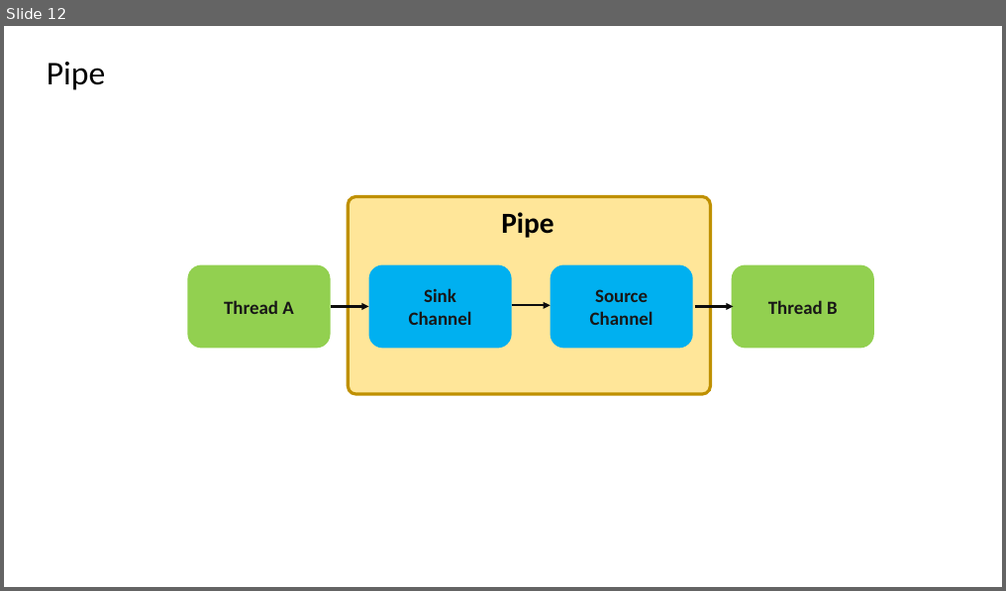
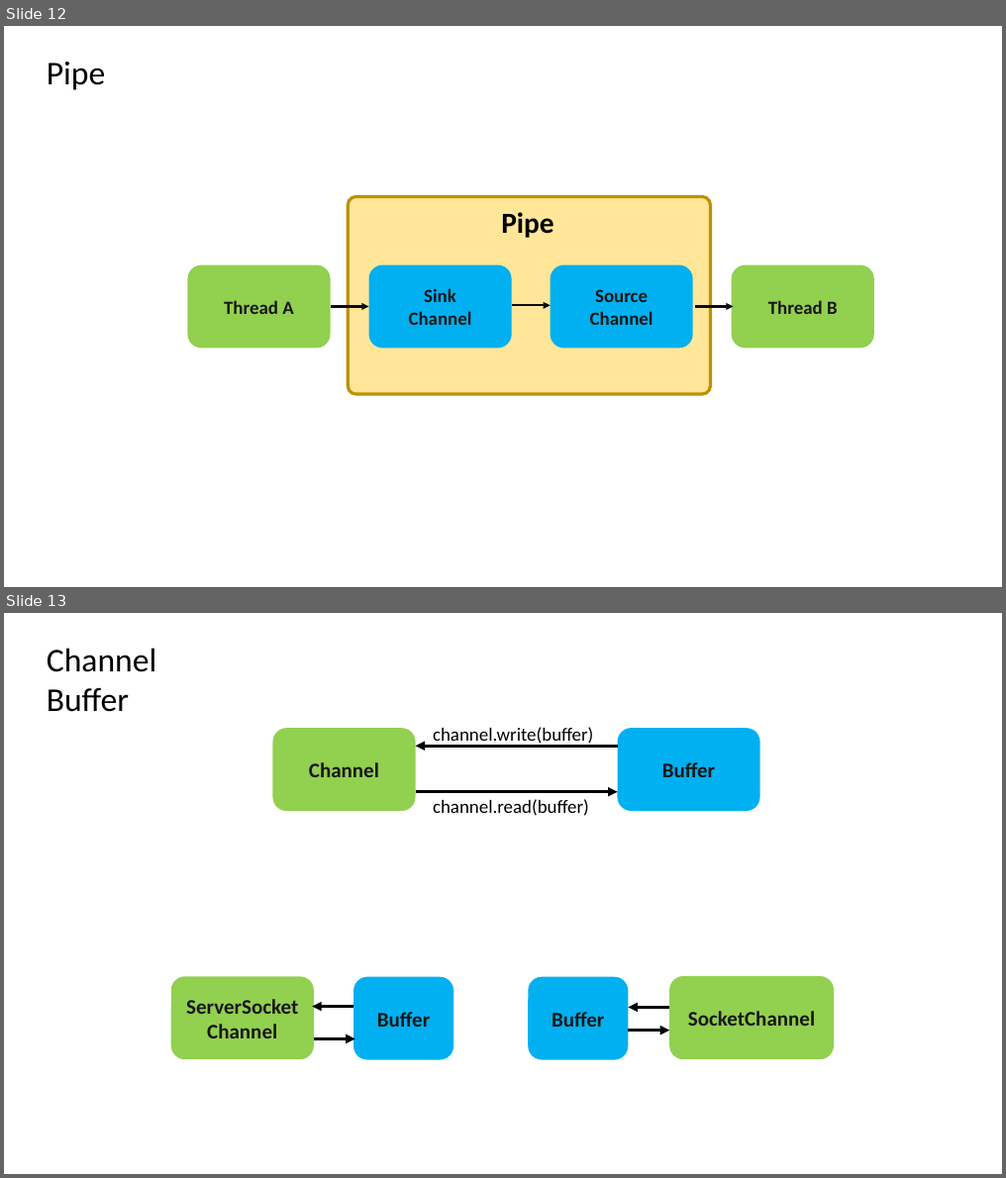
Before and after one commit to heibaiying/Full-Stack-Notes, a slide deck: pictures/java_nio.pptx. Shown one above the other, each under a label of ours: slide 12 before the commit, slides 12 and 13 after it. The pictures are 1006x591 and 1006x1178 pixels, drawn with LibreOffice and Linux fonts; fonts in the diff are those of the drawing. Boxes give left, top, right and bottom in pixels: in the first picture for what was removed or moved away, otherwise in the second. Text is boxed around its words. In the diff, an @@ line names an element or a change of style, - is before the commit and + after.

```diff
--- a/pictures/java_nio.pptx
+++ b/pictures/java_nio.pptx
@@ slide 13 added at (4, 613, 1002, 1174), background #FFFFFF @@
@@ text added at (47, 648, 156, 712), 32 pt, text #000000 @@
+Channel Buffer
@@ rounded rectangle added at (272, 728, 416, 811), fill #92D050, 20 pt, text #181717, bold @@
+Channel
@@ text added at (433, 727, 593, 747), 18 pt, text #000000 @@
+channel.write(buffer)
@@ rounded rectangle added at (618, 728, 761, 811), fill #00B0F0, 20 pt, text #181717, bold @@
+Buffer
@@ arrow added from (618, 747) to (416, 747), #000000 3 pt @@
@@ arrow added from (416, 792) to (618, 792), #000000 3 pt @@
@@ text added at (433, 799, 589, 816), 18 pt, text #000000 @@
+channel.read(buffer)
@@ rounded rectangle added at (171, 977, 314, 1059), fill #92D050, 20 pt, text #181717, bold @@
+ServerSocketChannel
@@ rounded rectangle added at (353, 977, 453, 1059), fill #00B0F0, 20 pt, text #181717, bold @@
+Buffer
@@ rounded rectangle added at (528, 977, 629, 1059), fill #00B0F0, 20 pt, text #181717, bold @@
+Buffer
@@ rounded rectangle added at (669, 976, 834, 1059), fill #92D050, 20 pt, text #181717, bold @@
+SocketChannel
@@ arrow added from (353, 1007) to (313, 1007), #000000 3 pt @@
@@ arrow added from (669, 1008) to (629, 1008), #000000 3 pt @@
@@ arrow added from (314, 1039) to (355, 1039), #000000 3 pt @@
@@ arrow added from (629, 1031) to (669, 1031), #000000 3 pt @@
```
Also in this commit, not shown: 1 other slide added, 5 other files.
